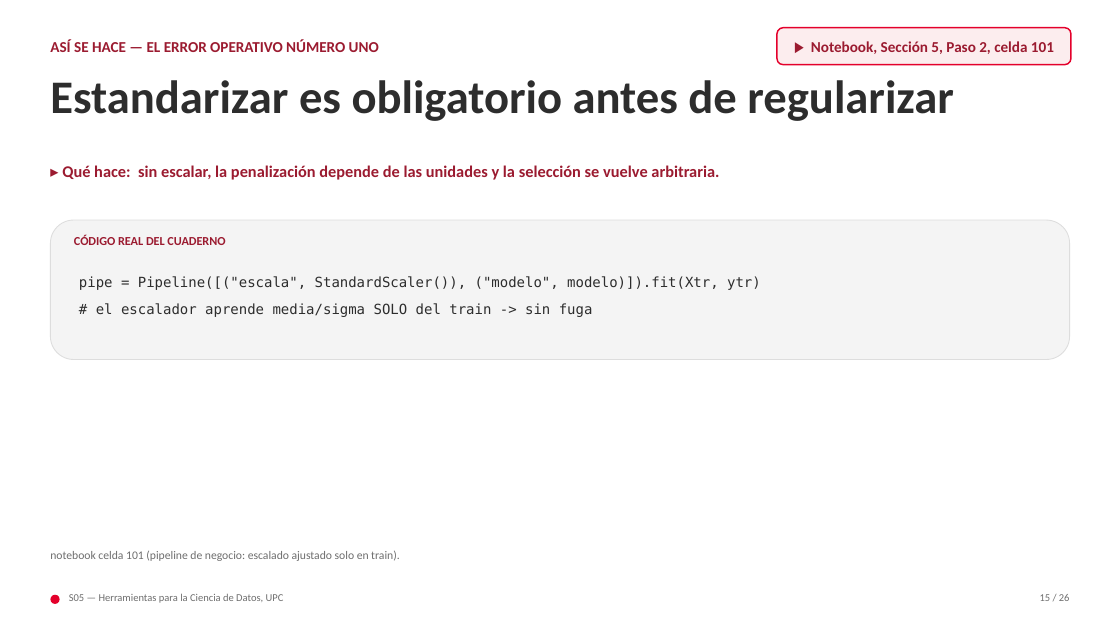
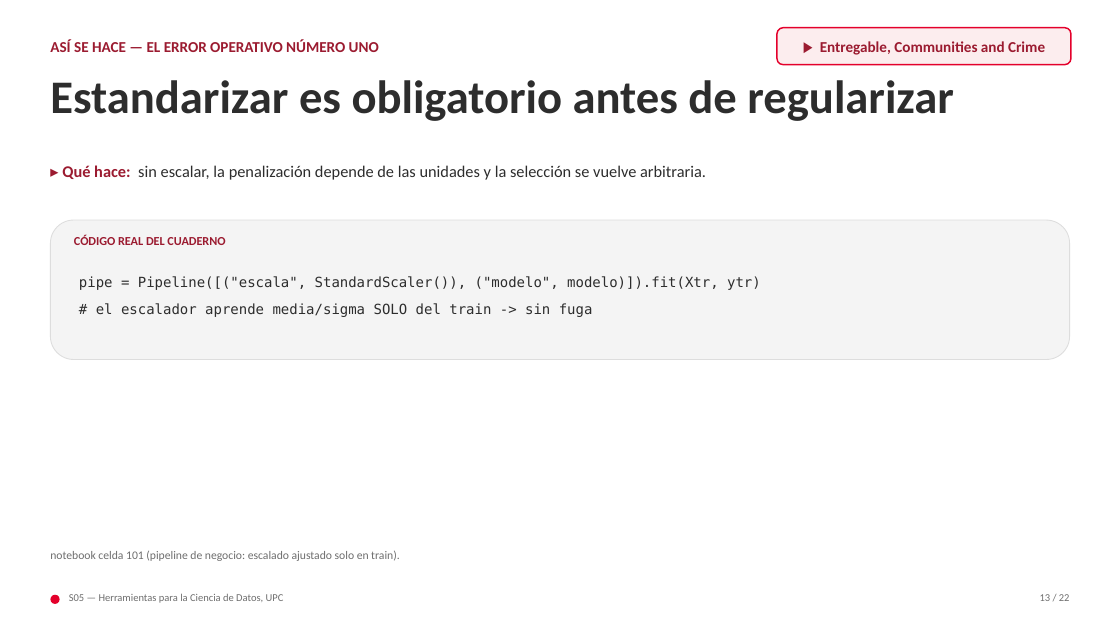
Before and after one commit to jonatanfigueroagil-creator/herramientas-ciencia-datos-alumnos, a slide deck: slide 13 of pregrado/s05/presentacion/S05A.pptx (slide 15 before the commit). Drawn at 1120x630 pixels with LibreOffice and Linux fonts; fonts in the diff are those of the drawing. Boxes give left, top, right and bottom in pixels: in the first picture for what was removed or moved away, otherwise in the second. Text is boxed around its words. In the diff, an @@ line names an element or a change of style, - is before the commit and + after.

```diff
--- a/pregrado/s05/presentacion/S05A.pptx
+++ b/pregrado/s05/presentacion/S05A.pptx
@@ text in rounded rectangle at (820, 41, 1045, 55): text changed @@
-▶ Notebook, Sección 5, Paso 2, celda 101
+▶ Entregable, Communities and Crime
@@ text "▸ Qué hace: sin escalar, ..." at (62, 165, 706, 180): text colour #9B1B30 to #2D2D2D, bold off in "sin escalar, la penalización depende de las ..." @@
@@ text at (1040, 594, 1070, 601): text changed @@
-15 / 26
+13 / 22
```
Also in this commit, not shown: 16 other slides changed, 2 slides added, 6 slides removed, 23 other files.
